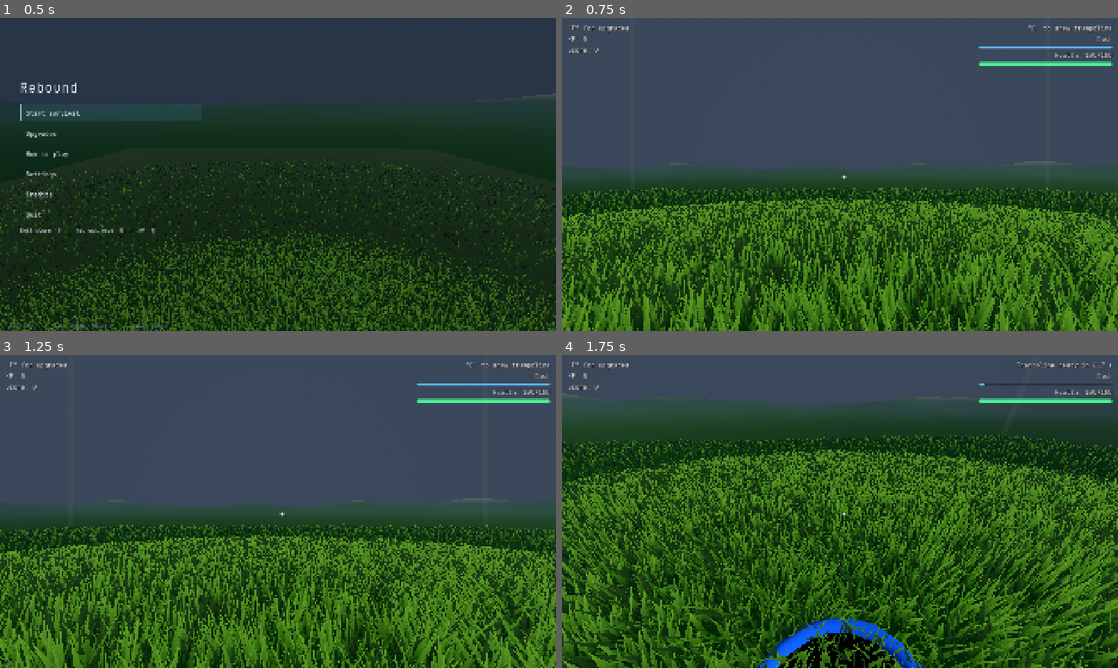
Above: before the commit, frames 1-4 (two rows, left to right).
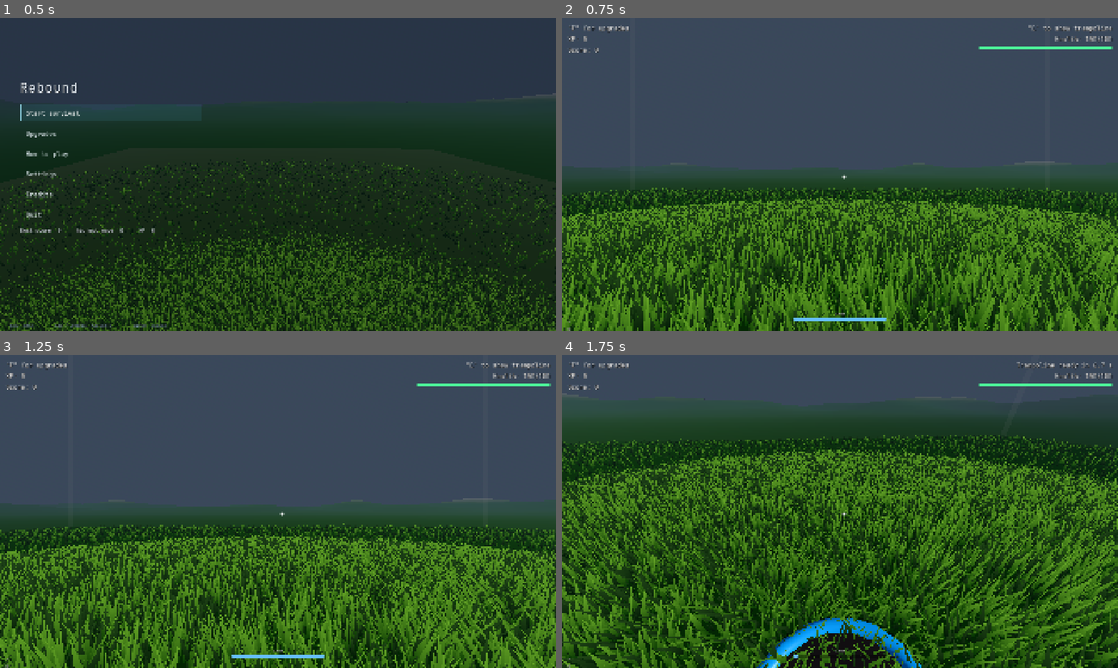
Above: after the commit, the same moments.

Repository: Error403Allowed/Rebound
Game: Godot game, scene res://UI/boot.tscn
The game is run twice, just before and just after one commit, with the same random seed, the same clock (stepped at 60 frames per second) and the same inputs.
Inputs (mouse positions are in pixels of both pictures, inside the frame that each line leads up to):
- Up to frame 1 (0.5 s): no input
- Up to frame 2 (0.75 s): click "Start survival" at 0.5 s
- Up to frame 3 (1.25 s): no input
- Up to frame 4 (1.75 s): tap Enter at 1.25 s; move the mouse to (867, 511) at 1.27 s; hold W from 1.28 s (still down); tap E at 1.35 s; click (867, 511) at 1.42 s; tap Space at 1.52 s

Frame 1 is identical in both runs. In frame 2, 1.0% of the frame differs, in the area x 41-100%, y 5-97%; in frame 3, 1.0%; in frame 4, 2.0%, in the area x 35-100%, y 5-100%.

Commit message:
Move dash meter to bottom centre and improve trampoline visibility

Diff:
--- a/Scenes/player.gd
+++ b/Scenes/player.gd
@@ -408,19 +408,48 @@
 	area.set_meta("tier", 0)
 	area.set_meta("charges", trampoline_charge_count)
 
-	# black mat (lower than the rim)
+	# Opaque dark mat, clearly separated from grass.
 	var mat_inst := MeshInstance3D.new()
 	mat_inst.mesh = mat_mesh
-	mat_inst.position.y = 0.13
+	mat_inst.position.y = 0.14
 	mat_inst.cast_shadow = GeometryInstance3D.SHADOW_CASTING_SETTING_OFF
+	var mat_material := StandardMaterial3D.new()
+	mat_material.albedo_color = Color(0.06, 0.07, 0.09)
+	mat_material.roughness = 0.85
+	mat_material.metallic = 0.0
+	mat_material.cull_mode = BaseMaterial3D.CULL_DISABLED
+	mat_inst.material_override = mat_material
 	area.add_child(mat_inst)
 
-	# blue padded rim, its centre line at half the rim thickness so it sits on the ground
+	# High-contrast padded rim makes the trampoline read as an object, not grass.
 	var rim_inst := MeshInstance3D.new()
 	rim_inst.mesh = rim_mesh
 	rim_inst.position.y = RIM_THICKNESS * 0.5
 	rim_inst.cast_shadow = GeometryInstance3D.SHADOW_CASTING_SETTING_OFF
+	var rim_material := StandardMaterial3D.new()
+	rim_material.albedo_color = Color(0.05, 0.65, 1.0)
+	rim_material.roughness = 0.35
+	rim_material.metallic = 0.0
+	rim_material.cull_mode = BaseMaterial3D.CULL_DISABLED
+	rim_inst.material_override = rim_material
 	area.add_child(rim_inst)
+
+	# Thin dark contact shadow anchors the trampoline to the ground.
+	var shadow_mesh := CylinderMesh.new()
+	shadow_mesh.top_radius = tramp_radius * 1.08
+	shadow_mesh.bottom_radius = tramp_radius * 1.08
+	shadow_mesh.height = 0.01
+	var shadow_inst := MeshInstance3D.new()
+	shadow_inst.mesh = shadow_mesh
+	shadow_inst.position.y = 0.006
+	shadow_inst.cast_shadow = GeometryInstance3D.SHADOW_CASTING_SETTING_OFF
+	var shadow_material := StandardMaterial3D.new()
+	shadow_material.albedo_color = Color(0.0, 0.0, 0.0, 0.32)
+	shadow_material.transparency = BaseMaterial3D.TRANSPARENCY_ALPHA
+	shadow_material.shading_mode = BaseMaterial3D.SHADING_MODE_UNSHADED
+	shadow_material.cull_mode = BaseMaterial3D.CULL_DISABLED
+	shadow_inst.material_override = shadow_material
+	area.add_child(shadow_inst)
 
 	var charge_label := Label3D.new()
 	charge_label.name = "ChargeLabel"
--- a/UI/ui_manager.gd
+++ b/UI/ui_manager.gd
@@ -358,14 +358,23 @@
 	right.mouse_filter = Control.MOUSE_FILTER_IGNORE
 	tier_text = _hud_label(right, '"E" to place trampoline')
 	tier_text.horizontal_alignment = HORIZONTAL_ALIGNMENT_RIGHT
-	var dash_title := _hud_label(right, "DASH")
-	dash_title.horizontal_alignment = HORIZONTAL_ALIGNMENT_RIGHT
-	cooldown = _hud_bar(right, Color(0.4, 0.75, 1.0), 10)
-	cooldown.max_value = 1.0
-	cooldown.value = 1.0
 	health_text = _hud_label(right, "Health: 100/100")
 	health_text.horizontal_alignment = HORIZONTAL_ALIGNMENT_RIGHT
 	health_bar = _hud_bar(right, Color(0.3, 0.95, 0.6), 14)
+	var dash_container := VBoxContainer.new()
+	hud.add_child(dash_container)
+	dash_container.set_anchors_and_offsets_preset(Control.PRESET_CENTER_BOTTOM)
+	dash_container.offset_left = -160.0
+	dash_container.offset_right = 160.0
+	dash_container.offset_top = -70.0
+	dash_container.offset_bottom = -28.0
+	dash_container.add_theme_constant_override("separation", 4)
+	dash_container.mouse_filter = Control.MOUSE_FILTER_IGNORE
+	var dash_title := _hud_label(dash_container, "DASH", 14)
+	dash_title.horizontal_alignment = HORIZONTAL_ALIGNMENT_CENTER
+	cooldown = _hud_bar(dash_container, Color(0.4, 0.75, 1.0), 10)
+	cooldown.max_value = 1.0
+	cooldown.value = 1.0
 	var hint := _hud_label(hud, '"Esc" to pause', 14)
 	hint.set_anchors_and_offsets_preset(Control.PRESET_BOTTOM_LEFT)
 	hint.offset_left = 20
